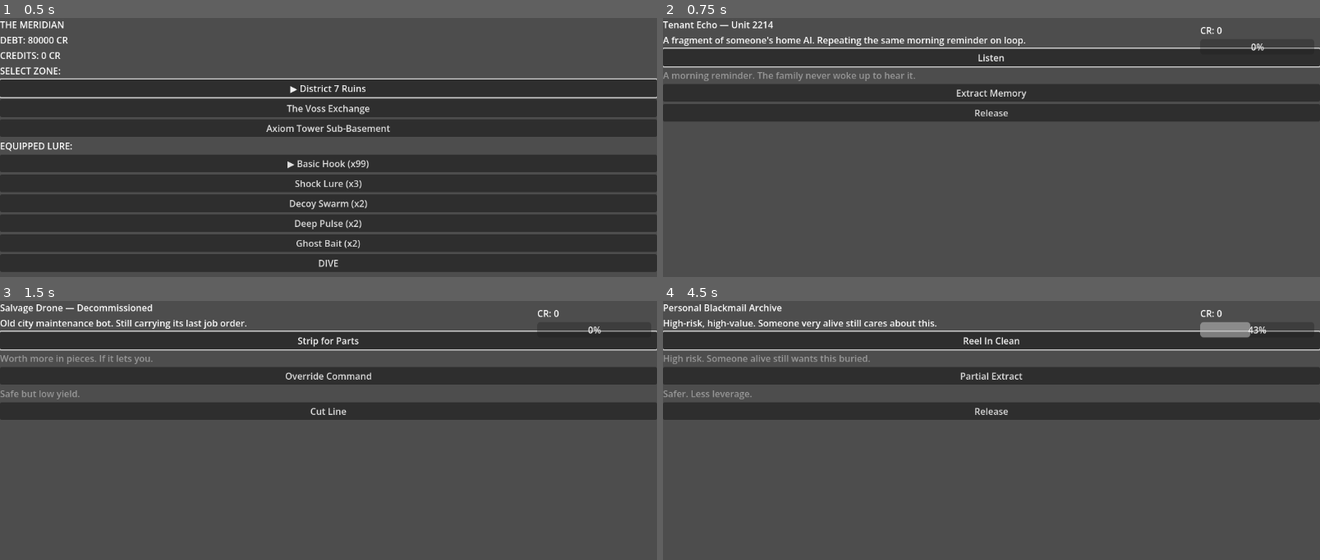
Above: before the commit, frames 1-4 (two rows, left to right).
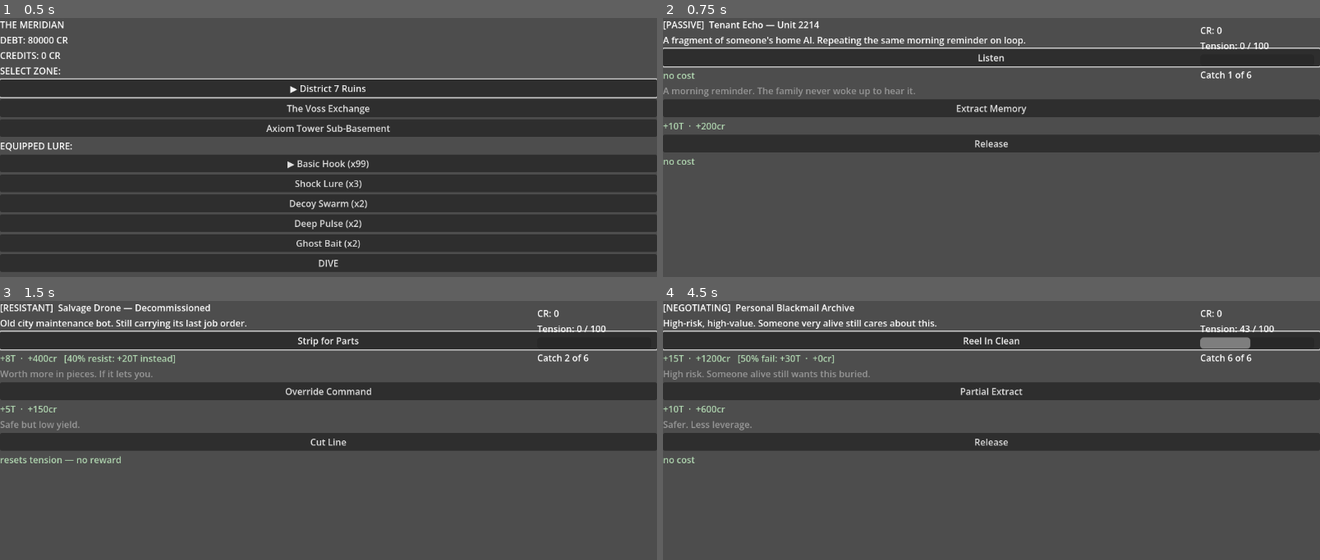
Above: after the commit, the same moments.

Repository: Teeohbee/deadcast
Game: Godot game, scene res://scenes/barge_hub/BargeHub.tscn
The game is run twice, just before and just after one commit, with the same random seed, the same clock (stepped at 60 frames per second) and the same inputs.
Inputs:
- Up to frame 1 (0.5 s): no input
- Up to frame 2 (0.75 s): click "DIVE" at 0.5 s
- Up to frame 3 (1.5 s): click "Listen" at 1.25 s
- Up to frame 4 (4.5 s): click "Strip for Parts" at 2 s; click "Extract Memory" at 2.75 s; click "Reel In Clean" at 3.5 s; click "Partial Extract" at 4.25 s

Frame 1 is identical in both runs. In frame 2, 16% of the frame differs, in the area x 0-100%, y 1-57%; in frame 3, 26%; in frame 4, 27%, in the area x 0-100%, y 1-63%.

Commit message:
feat: option costs, behavior tags, tension numbers, slot progress, line snap message

Diff:
--- a/autoload/EventBus.gd
+++ b/autoload/EventBus.gd
@@ -5,3 +5,4 @@
 signal tension_changed(value: float)
 signal credits_changed(value: int)
 signal zone_changed(zone_id: String)
+signal slot_changed(current: int, total: int)
--- a/scenes/dive_run/CatchEvent.gd
+++ b/scenes/dive_run/CatchEvent.gd
@@ -9,21 +9,66 @@
 @onready var options_container: VBoxContainer = $VBoxContainer/OptionsContainer
 
 func populate(catch_data: CatchData) -> void:
-	name_label.text = catch_data.catch_name
+	var behavior_tag = _behavior_tag(catch_data.behavior)
+	name_label.text = "%s  %s" % [behavior_tag, catch_data.catch_name]
 	flavor_label.text = catch_data.flavor_text
 	for child in options_container.get_children():
 		child.queue_free()
 	for i in catch_data.options.size():
+		var option = catch_data.options[i]
 		var btn = Button.new()
-		btn.text = catch_data.options[i].label
+		btn.text = option.label
 		btn.focus_mode = Control.FOCUS_ALL
 		var idx = i
 		btn.pressed.connect(func() -> void: option_selected.emit(idx))
 		options_container.add_child(btn)
-		if catch_data.options[i].flavor_text != "":
+		var cost_label = Label.new()
+		cost_label.text = _format_cost(option, catch_data.behavior)
+		cost_label.add_theme_color_override("font_color", Color(0.7, 0.85, 0.7))
+		options_container.add_child(cost_label)
+		if option.flavor_text != "":
 			var flavor = Label.new()
-			flavor.text = catch_data.options[i].flavor_text
+			flavor.text = option.flavor_text
 			flavor.add_theme_color_override("font_color", Color(0.6, 0.6, 0.6))
 			options_container.add_child(flavor)
 	if options_container.get_child_count() > 0:
 		options_container.get_child(0).grab_focus()
+
+func _behavior_tag(behavior: CatchData.BehaviorType) -> String:
+	match behavior:
+		CatchData.BehaviorType.PASSIVE:     return "[PASSIVE]"
+		CatchData.BehaviorType.RESISTANT:   return "[RESISTANT]"
+		CatchData.BehaviorType.NEGOTIATING: return "[NEGOTIATING]"
+		CatchData.BehaviorType.AGGRESSIVE:  return "[AGGRESSIVE]"
+	return ""
+
+func _format_cost(option: CatchOption, behavior: CatchData.BehaviorType) -> String:
+	if option.cuts_line:
+		return "resets tension — no reward"
+
+	var parts: Array[String] = []
+	if option.tension_delta > 0:
+		parts.append("+%dT" % option.tension_delta)
+	if option.credit_value > 0:
+		parts.append("+%dcr" % option.credit_value)
+
+	var base = "  ·  ".join(parts) if parts.size() > 0 else "no cost"
+
+	match behavior:
+		CatchData.BehaviorType.RESISTANT:
+			if option.resist_chance > 0.0:
+				base += "   [%d%% resist: +%dT instead]" % [
+					int(option.resist_chance * 100), option.resist_tension_penalty]
+		CatchData.BehaviorType.NEGOTIATING:
+			if option.roll_difficulty > 0.0:
+				var fail_parts: Array[String] = []
+				if option.fail_tension_delta > 0:
+					fail_parts.append("+%dT" % option.fail_tension_delta)
+				if option.fail_credit_value > 0:
+					fail_parts.append("+%dcr" % option.fail_credit_value)
+				else:
+					fail_parts.append("+0cr")
+				base += "   [%d%% fail: %s]" % [
+					int(option.roll_difficulty * 100), "  ·  ".join(fail_parts)]
+
+	return base
--- a/scenes/dive_run/DiveRun.gd
+++ b/scenes/dive_run/DiveRun.gd
@@ -45,6 +45,7 @@
 		_end_run(false)
 		return
 	var catch_data = _column[_current_slot]
+	EventBus.slot_changed.emit(_current_slot + 1, _column.size())
 
 	if catch_data.behavior == CatchData.BehaviorType.AGGRESSIVE:
 		_show_fishing_mini(catch_data)
@@ -190,8 +191,18 @@
 	_show_next_catch()
 
 func _on_line_snapped() -> void:
+	if _snapped:
+		return
 	_snapped = true
 	_run_credits = 0
+	for child in catch_container.get_children():
+		child.queue_free()
+	var snap_label = Label.new()
+	snap_label.text = "LINE SNAPPED"
+	snap_label.add_theme_font_size_override("font_size", 48)
+	snap_label.set_anchors_and_offsets_preset(Control.PRESET_CENTER)
+	catch_container.add_child(snap_label)
+	await get_tree().create_timer(1.5).timeout
 	_end_run(true)
 
 func _end_run(snapped: bool) -> void:
--- a/scenes/ui/HUD.gd
+++ b/scenes/ui/HUD.gd
@@ -3,19 +3,31 @@
 extends CanvasLayer
 
 @onready var credits_label: Label = $VBoxContainer/CreditsLabel
+@onready var tension_label: Label = $VBoxContainer/TensionLabel
 @onready var tension_bar: ProgressBar = $VBoxContainer/TensionBar
+@onready var slot_label: Label = $VBoxContainer/SlotLabel
 
 func _ready() -> void:
 	EventBus.credits_changed.connect(_on_credits_changed)
 	EventBus.tension_changed.connect(_on_tension_changed)
+	EventBus.slot_changed.connect(_on_slot_changed)
 	credits_label.text = "CR: %d" % GameState.credits
 	tension_bar.value = 0.0
+	_update_tension_label(0.0)
 
 func _on_credits_changed(value: int) -> void:
 	credits_label.text = "CR: %d" % value
 
 func _on_tension_changed(value: float) -> void:
 	tension_bar.value = value
+	_update_tension_label(value)
+
+func _on_slot_changed(current: int, total: int) -> void:
+	slot_label.text = "Catch %d of %d" % [current, total]
+
+func _update_tension_label(value: float) -> void:
+	tension_label.text = "Tension: %d / %d" % [int(value), int(tension_bar.max_value)]
 
 func set_max_tension(max_val: int) -> void:
 	tension_bar.max_value = float(max_val)
+	_update_tension_label(tension_bar.value)
--- a/scenes/ui/HUD.tscn
+++ b/scenes/ui/HUD.tscn
@@ -12,13 +12,20 @@
 offset_left = -210.0
 offset_top = 10.0
 offset_right = -10.0
-offset_bottom = 70.0
+offset_bottom = 120.0
 
 [node name="CreditsLabel" type="Label" parent="VBoxContainer"]
 text = "CR: 0"
+
+[node name="TensionLabel" type="Label" parent="VBoxContainer"]
+text = "Tension: 0 / 80"
 
 [node name="TensionBar" type="ProgressBar" parent="VBoxContainer"]
 min_value = 0.0
 max_value = 100.0
 value = 0.0
 custom_minimum_size = Vector2(200, 20)
+show_percentage = false
+
+[node name="SlotLabel" type="Label" parent="VBoxContainer"]
+text = ""
